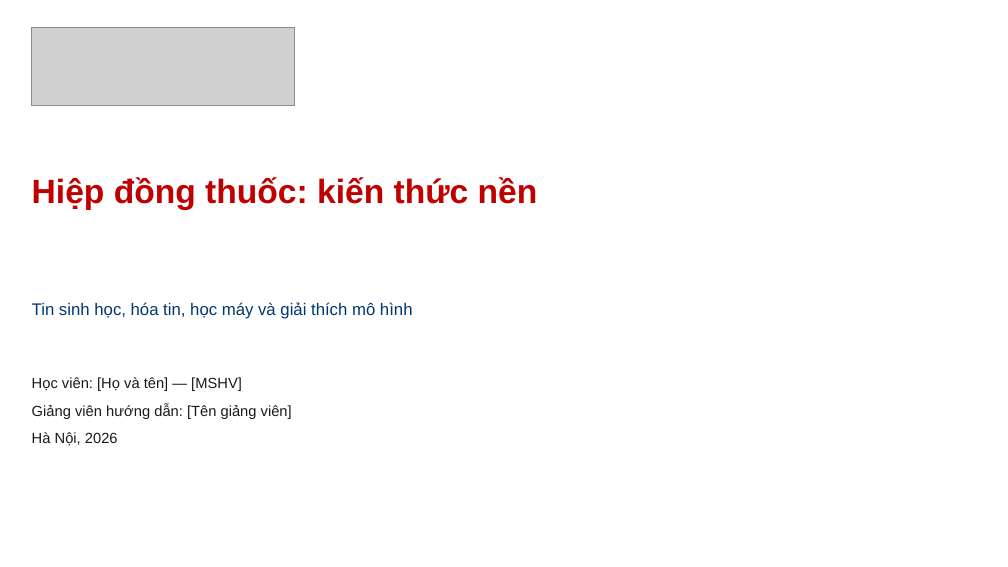
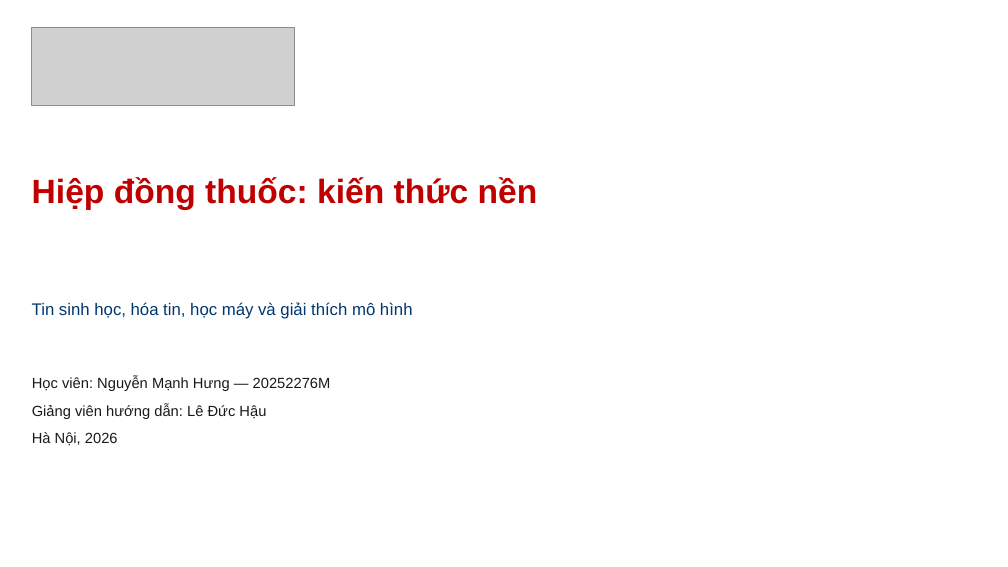
Before and after one commit to mhungdangbuonngu/Master_thesis, a slide deck: slide 1 of slide/01_kien_thuc_nen.pptx. Drawn at 1008x567 pixels with LibreOffice and Linux fonts; fonts in the diff are those of the drawing; grey boxes stand for pictures; background and template pictures are left out. Boxes give left, top, right and bottom in pixels: in the first picture for what was removed or moved away, otherwise in the second. Text is boxed around its words. In the diff, an @@ line names an element or a change of style, - is before the commit and + after.

```diff
--- a/slide/01_kien_thuc_nen.pptx
+++ b/slide/01_kien_thuc_nen.pptx
@@ text at bbox=[32, 377, 331, 419]: text changed @@
-Học viên: [Họ và tên] — [MSHV]
-Giảng viên hướng dẫn: [Tên giảng viên]
+Học viên: Nguyễn Mạnh Hưng — 20252276M
+Giảng viên hướng dẫn: Lê Đức Hậu
```
Also in this commit, not shown: 3 other slides changed, 1 other file.
